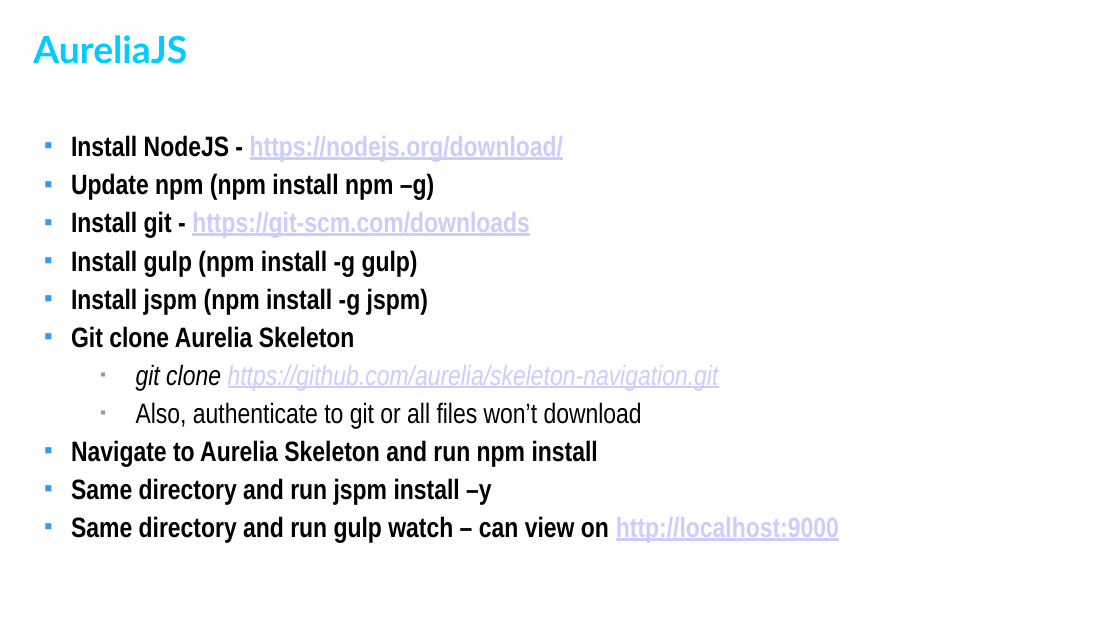
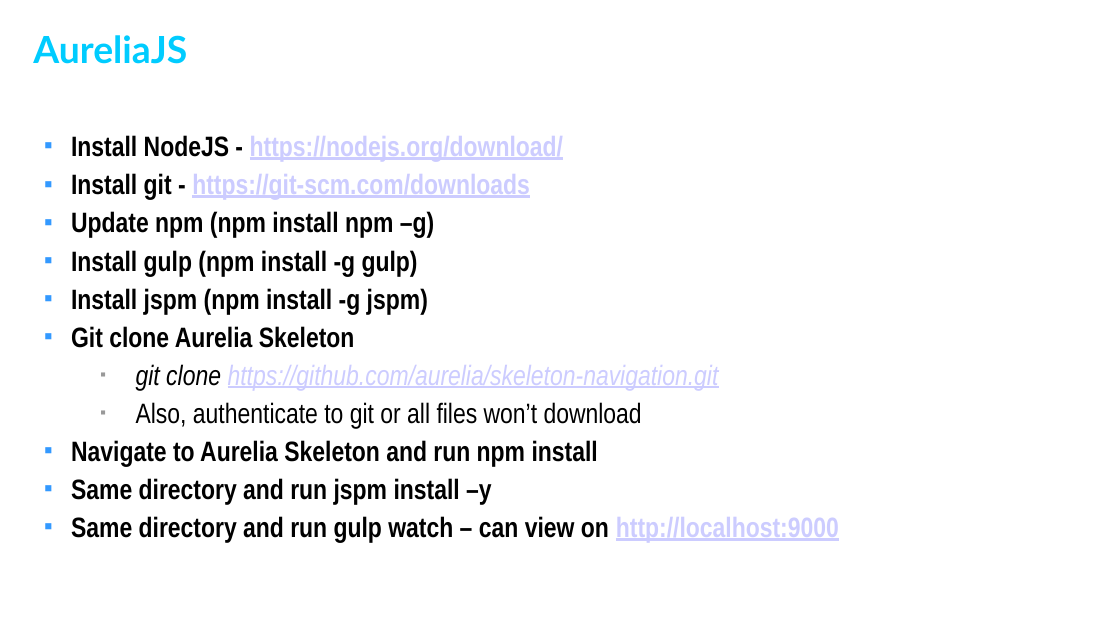
Before and after one commit to MetalKid/ThatConference-Aurelia, a slide deck: slide 10 of Skyline 2015 That Conference - AureliaJS.pptx. Drawn at 1120x630 pixels with LibreOffice and Linux fonts; fonts in the diff are those of the drawing; background and template pictures are left out. Boxes give left, top, right and bottom in pixels: in the first picture for what was removed or moved away, otherwise in the second. Text is boxed around its words. In the diff, an @@ line names an element or a change of style, - is before the commit and + after.

Commit message:
Update

```diff
--- a/Skyline 2015 That Conference - AureliaJS.pptx
+++ b/Skyline 2015 That Conference - AureliaJS.pptx
@@ text at bbox=[71, 173, 530, 200]: paragraph added @@
+■ Install git - https://git-scm.com/downloads
@@ text at bbox=[71, 211, 530, 238]: paragraph removed @@
-■ Install git - https://git-scm.com/downloads
```
Also in this commit, not shown: 4 other slides changed.
